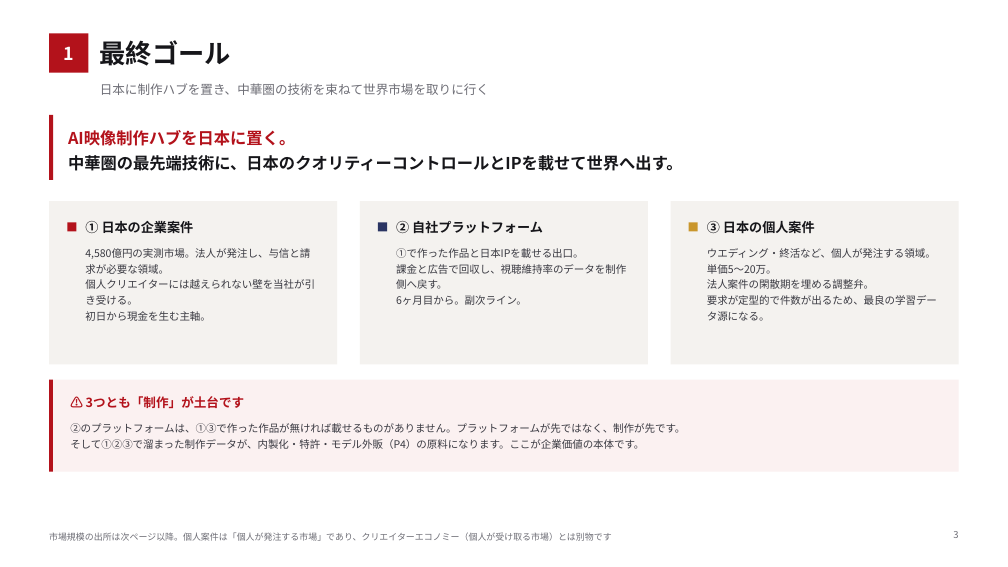
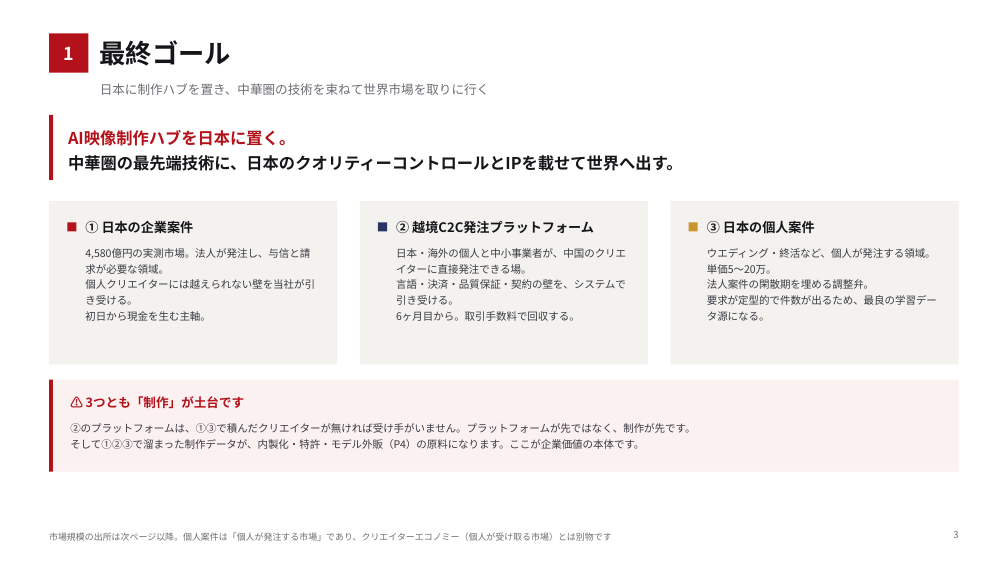
Before and after one commit to bpn333333/test, a slide deck: slide 4 of 投資家向け企画書.pptx. Drawn at 1008x567 pixels with LibreOffice and Linux fonts; fonts in the diff are those of the drawing. Boxes give left, top, right and bottom in pixels: in the first picture for what was removed or moved away, otherwise in the second. Text is boxed around its words. In the diff, an @@ line names an element or a change of style, - is before the commit and + after.

```diff
--- a/投資家向け企画書.pptx
+++ b/投資家向け企画書.pptx
@@ text at <box>396,221,594,233</box>: text changed @@
-② 自社プラットフォーム
+② 越境C2C発注プラットフォーム
@@ text at <box>396,248,626,321</box>: text changed @@
-①で作った作品と日本IPを載せる出口。
-課金と広告で回収し、視聴維持率のデータを制作側へ戻す。
-6ヶ月目から。副次ライン。
+日本・海外の個人と中小事業者が、中国のクリエイターに直接発注できる場。
+言語・決済・品質保証・契約の壁を、システムで引き受ける。
+6ヶ月目から。取引手数料で回収する。
@@ text at <box>70,423,695,433</box>: text changed @@
-②のプラットフォームは、①③で作った作品が無ければ載せるものがありません。プラットフォームが先ではなく、制作が先です。
+②のプラットフォームは、①③で積んだクリエイターが無ければ受け手がいません。プラットフォームが先ではなく、制作が先です。
```
Also in this commit, not shown: 17 other slides changed, 1 slide added, 1 slide removed, 4 other files.
